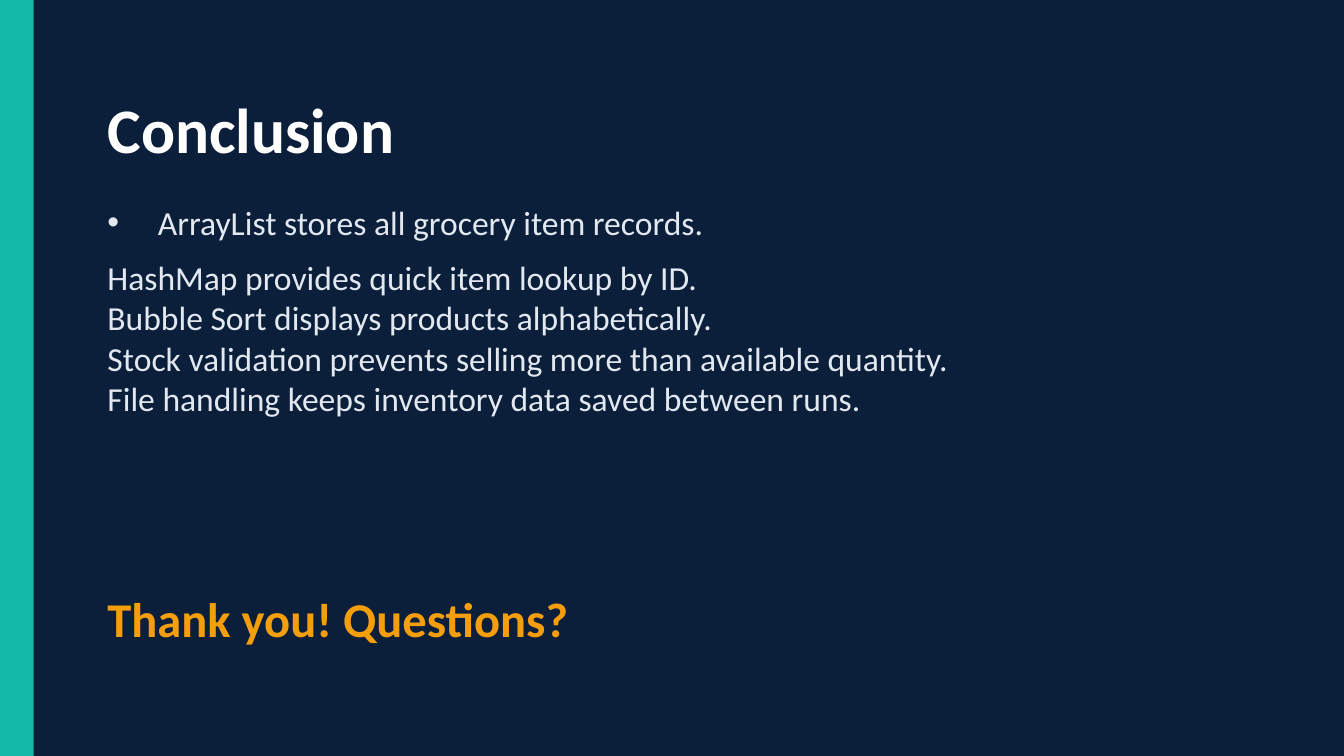
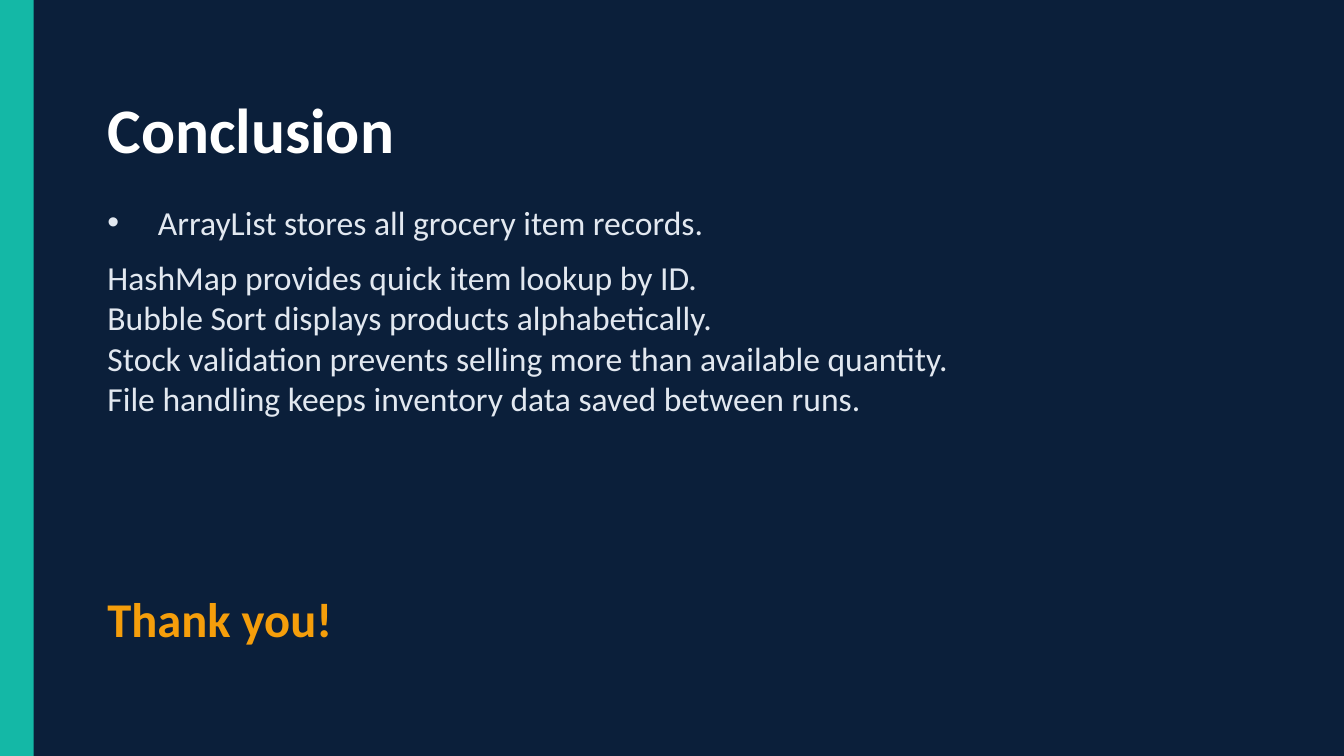
Before and after one commit to muskankashyap-spice/Grocery_inventory_System, a slide deck: slide 10 of Grocery_Inventory_System_Muskan_Kashyap.pptx. Drawn at 1344x756 pixels with LibreOffice and Linux fonts; fonts in the diff are those of the drawing. Boxes give left, top, right and bottom in pixels: in the first picture for what was removed or moved away, otherwise in the second. Text is boxed around its words. In the diff, an @@ line names an element or a change of style, - is before the commit and + after.

```diff
--- a/Grocery_Inventory_System_Muskan_Kashyap.pptx
+++ b/Grocery_Inventory_System_Muskan_Kashyap.pptx
@@ text at box(107, 603, 332, 645): text changed @@
-Thank you! Questions?
+Thank you!
```
Also in this commit, not shown: 3 other slides changed.
